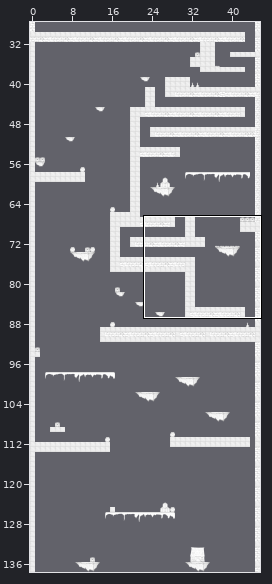
A Tiled map (JSON) gets an edit: platformer/assets/tilemaps/rouge2.json. The first picture is a wide view before the edit; the outline marks the close-up.
Close-up. Before:
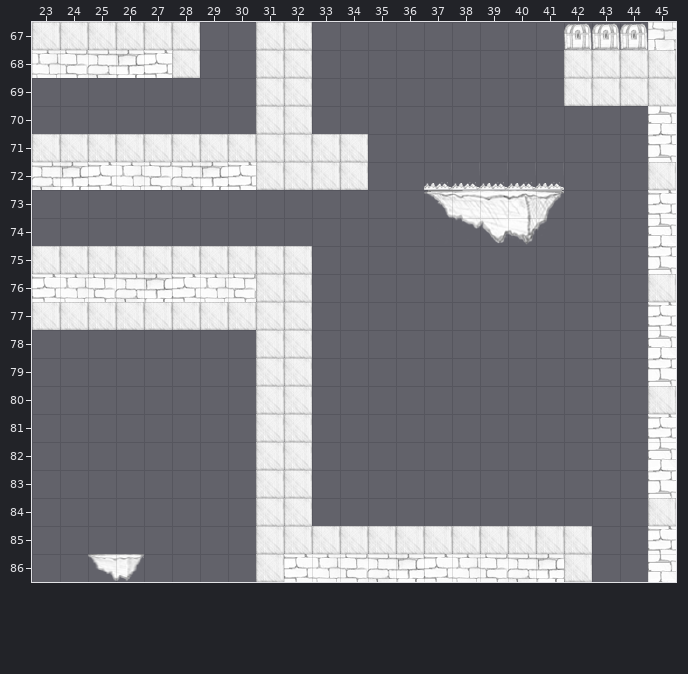
Cells are 32x32 px. Shown: x 23..45, y 67..86. The commit also changed other parts of the map, which this record leaves out.
The same view after the edit:
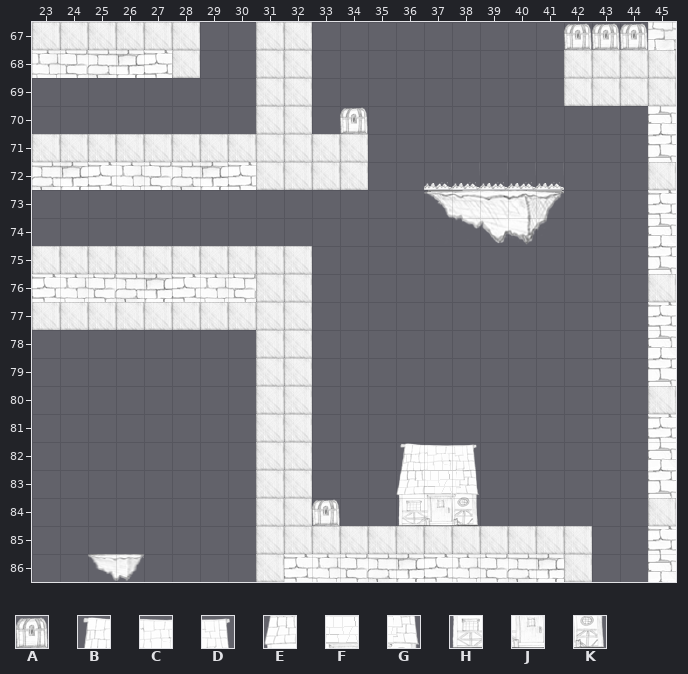
Key: from "tile-set-rouge": A 521, B 623, C 624, D 625, E 657, F 658, G 659, H 691, J 692, K 693.
_ is an empty cell, . an unchanged one.
From old to new:
--- layer "Doors"
@@ x 34..34 @@
-70 _
+70 A
@@ x 33..33 @@
-84 _
+84 A
--- layer "Ground"
@@ x 36..38 @@
-82 ___
-83 ___
-84 ___
+82 BCD
+83 EFG
+84 HJK
Changed places in both close-ups, as pixel boxes (x1, y1, x2, y2):
added: (340, 107, 368, 134)
added: (396, 443, 479, 526)
added: (312, 499, 340, 526)
